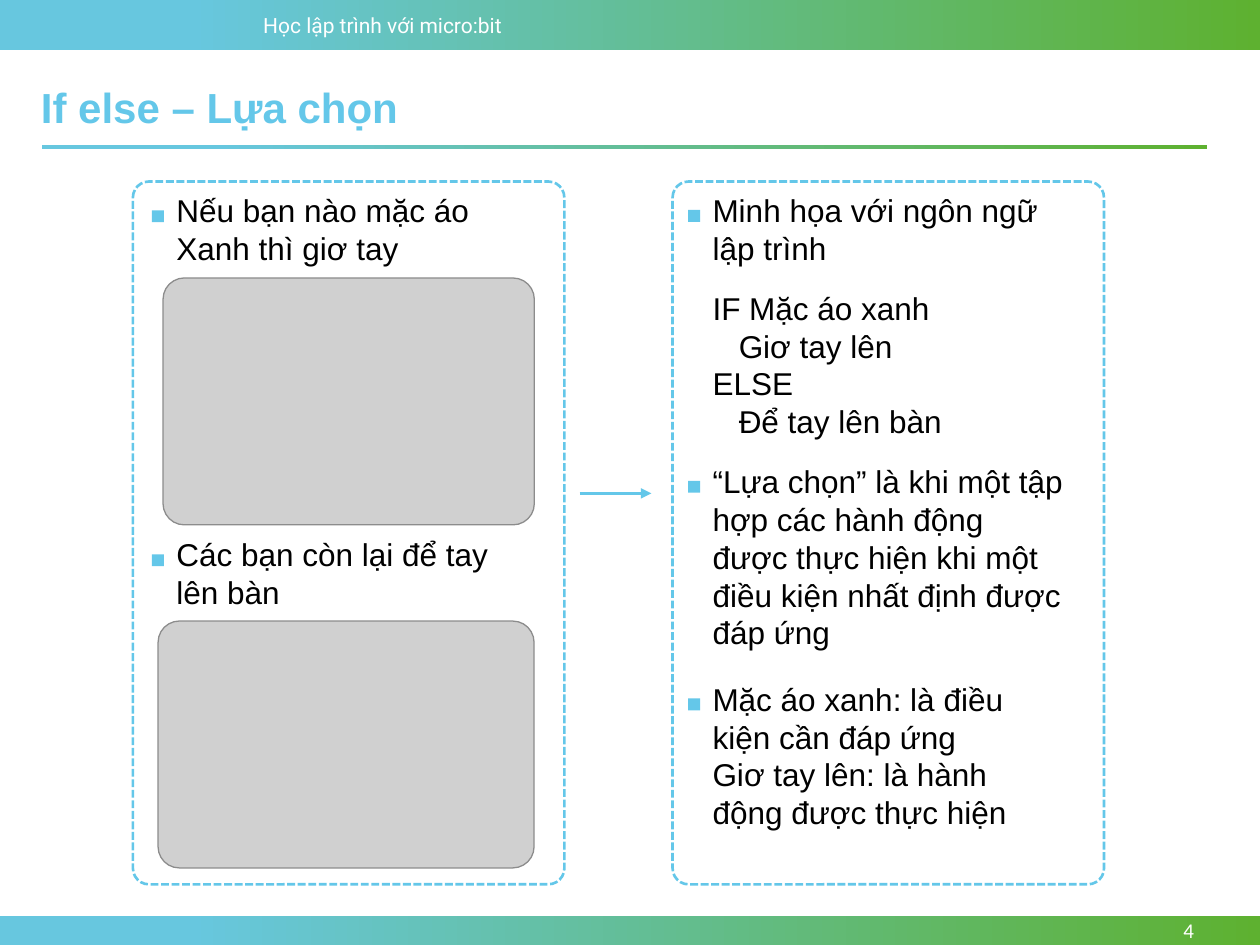
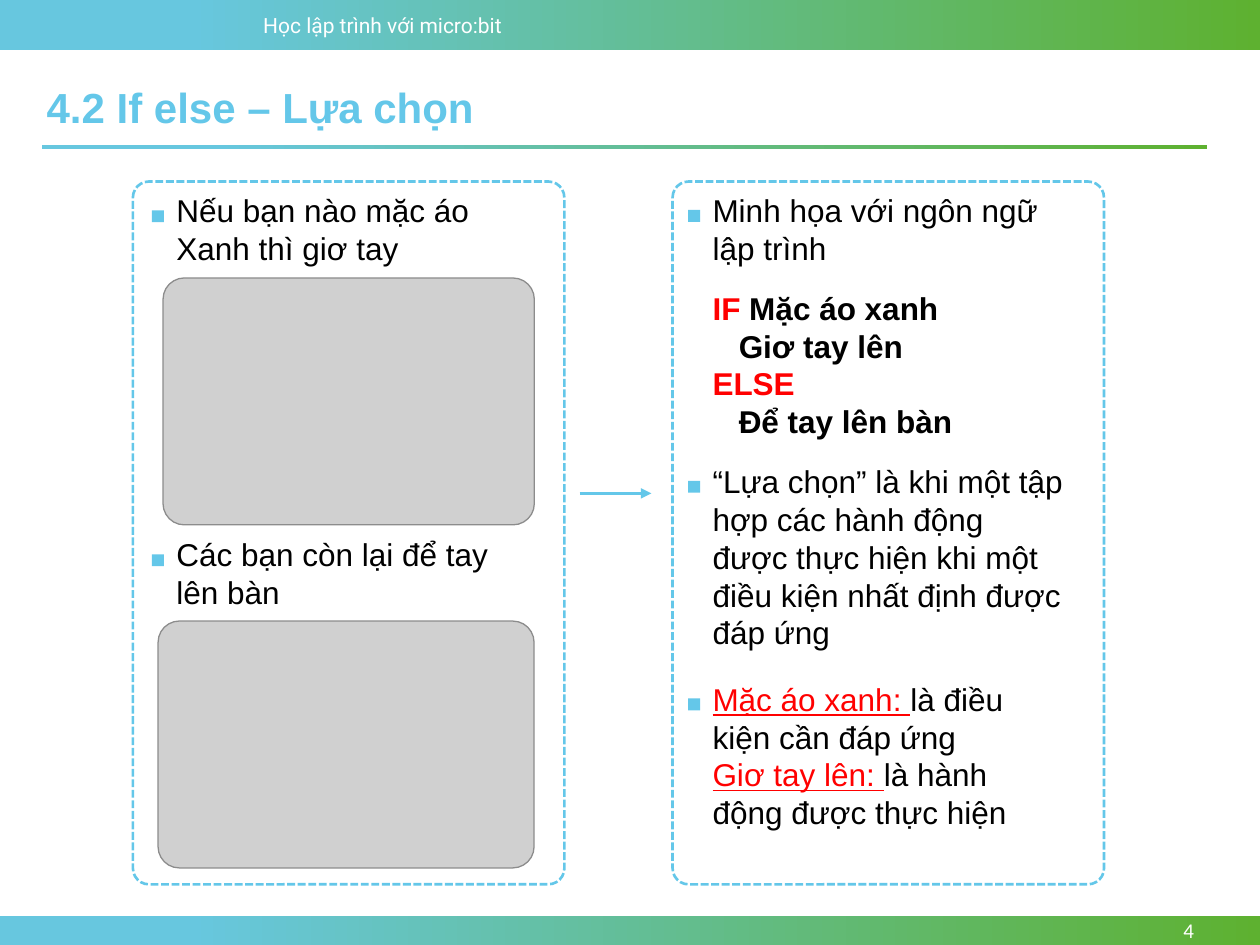
Before and after one commit to nhannn87dn/Learn-microbit, a slide deck: slide 4 of Lessions/Bai-04-Conditions-and-Logic/4.Conditional-and-Boolean.pptx. Drawn at 1260x945 pixels with LibreOffice and Linux fonts; fonts in the diff are those of the drawing; grey boxes stand for pictures; background and template pictures are left out. Boxes give left, top, right and bottom in pixels: in the first picture for what was removed or moved away, otherwise in the second. Text is boxed around its words. In the diff, an @@ line names an element or a change of style, - is before the commit and + after.

```diff
--- a/Lessions/Bai-04-Conditions-and-Logic/4.Conditional-and-Boolean.pptx
+++ b/Lessions/Bai-04-Conditions-and-Logic/4.Conditional-and-Boolean.pptx
@@ text at box(47, 92, 473, 131): text changed @@
-If else – Lựa chọn
+4.2 If else – Lựa chọn
@@ text "IF Mặc áo xanh" at box(713, 297, 952, 439): text colour #000000 to #FF0000 in "IF", "ELSE"; bold on @@
@@ text "Mặc áo xanh: là điều ..." at box(713, 686, 1007, 830): text colour #000000 to #FF0000, underline on in "Mặc áo xanh:", "Giơ tay lên:" @@
```
Also in this commit, not shown: 2 other slides changed, 11 slides added, 9 other files.
